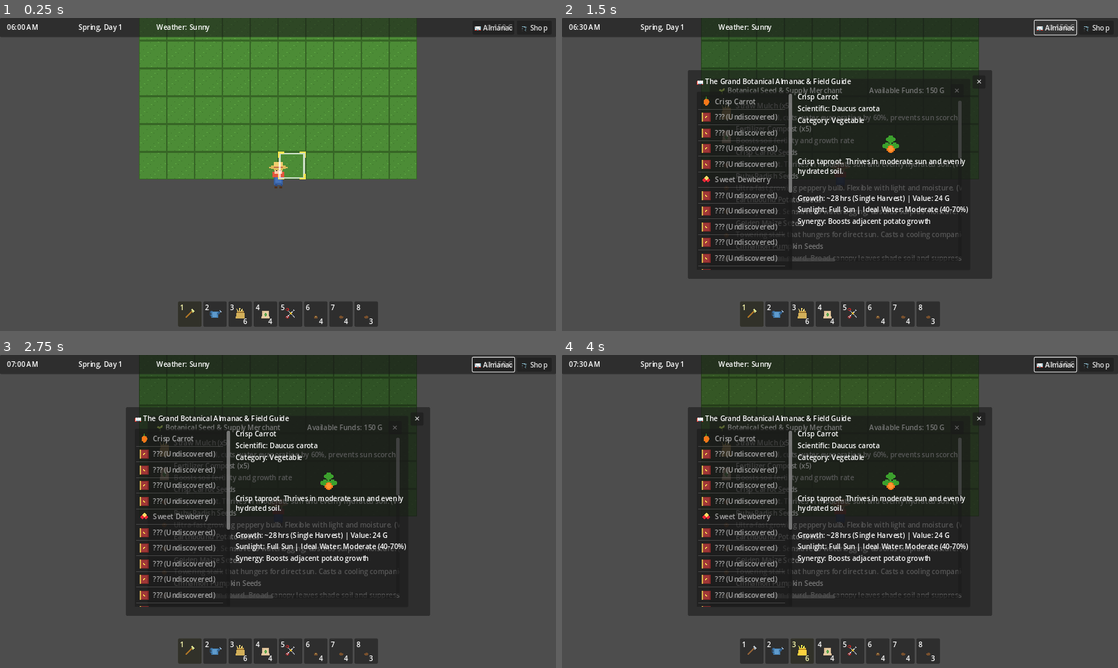
Above: before the commit, frames 1-4 (two rows, left to right).
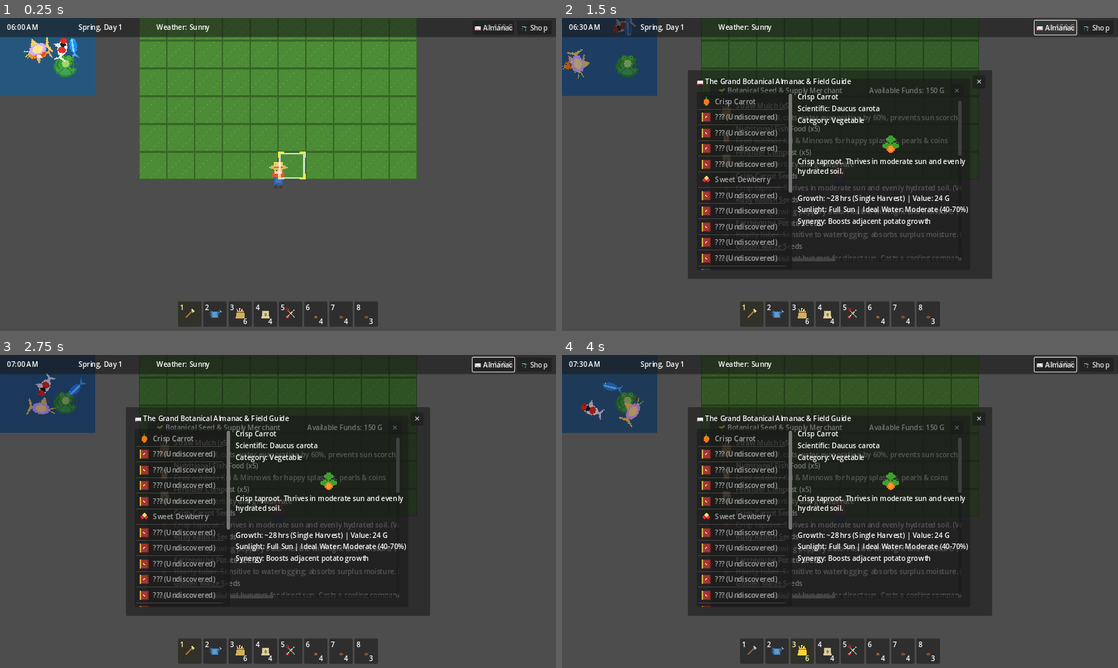
Above: after the commit, the same moments.

Repository: dilshzic/verdant-haven
Game: Godot game, scene res://scenes/core/GameWorld.tscn
The game is run twice, just before and just after one commit, with the same random seed, the same clock (stepped at 60 frames per second) and the same inputs.
Inputs:
- Up to frame 1 (0.25 s): no input
- Up to frame 2 (1.5 s): click "🛒 Shop" at 0.5 s; click "📖 Almanac" at 1.25 s
- Up to frame 3 (2.75 s): click "1" at 2 s
- Up to frame 4 (4 s): click "2" at 2.75 s; click "3" at 3.5 s

The runs differ from the first frame. In frame 1, 3.2% of the frame differs, in the area x 0-18%, y 0-25%; in frame 2, 4.7%, in the area x 0-72%, y 0-78%; in frame 3, 4.6%; in frame 4, 4.6%.

Commit message:
Implement outdoor Koi & lotus fish pond with swimming fish, feeding mechanics, aquaponic watering, and frog interactions

Diff:
--- a/scenes/core/GameWorld.tscn
+++ b/scenes/core/GameWorld.tscn
@@ -10,11 +10,15 @@
 [ext_resource type="Texture2D" path="res://assets/sprites/tiles/selector.png" id="8_sel"]
 [ext_resource type="Texture2D" path="res://assets/sprites/tools/almanac.png" id="9_alm_icon"]
 [ext_resource type="Script" path="res://scripts/gameplay/WildlifeManager.gd" id="10_wildlife"]
+[ext_resource type="PackedScene" path="res://scenes/gameplay/Pond.tscn" id="11_pond"]
 
 [node name="GameWorld" type="Node2D"]
 
 [node name="DayNightCanvas" type="CanvasModulate" parent="."]
 script = ExtResource("2_daynight")
+
+[node name="Pond" parent="." instance=ExtResource("11_pond")]
+position = Vector2(270, 280)
 
 [node name="GardenGrid" type="Node2D" parent="."]
 position = Vector2(480, 230)
--- /dev/null
+++ b/scenes/entities/Fish.tscn
@@ -0,0 +1,10 @@
+[gd_scene load_steps=3 format=3 uid="uid://cfish000000001"]
+
+[ext_resource type="Script" path="res://scripts/gameplay/Fish.gd" id="1_fish"]
+[ext_resource type="Texture2D" path="res://assets/sprites/pond/koi_gold.png" id="2_tex"]
+
+[node name="Fish" type="Node2D"]
+script = ExtResource("1_fish")
+
+[node name="Sprite2D" type="Sprite2D" parent="."]
+texture = ExtResource("2_tex")
--- /dev/null
+++ b/scenes/gameplay/Pond.tscn
@@ -0,0 +1,30 @@
+[gd_scene load_steps=5 format=3 uid="uid://cpond000000001"]
+
+[ext_resource type="Script" path="res://scripts/gameplay/Pond.gd" id="1_pond"]
+[ext_resource type="Texture2D" path="res://assets/sprites/pond/lilypad.png" id="2_lily"]
+[ext_resource type="Texture2D" path="res://assets/sprites/pond/lotus_flower.png" id="3_lotus"]
+[ext_resource type="Texture2D" path="res://assets/sprites/pond/frog.png" id="4_frog"]
+
+[node name="Pond" type="Node2D"]
+script = ExtResource("1_pond")
+
+[node name="WaterSurface" type="ColorRect" parent="."]
+offset_right = 160.0
+offset_bottom = 110.0
+color = Color(0.12, 0.35, 0.52, 0.85)
+
+[node name="LilyPad1" type="Sprite2D" parent="."]
+position = Vector2(35, 30)
+texture = ExtResource("2_lily")
+
+[node name="LilyPad2" type="Sprite2D" parent="."]
+position = Vector2(125, 75)
+texture = ExtResource("2_lily")
+
+[node name="LotusBlossom" type="Sprite2D" parent="."]
+position = Vector2(40, 28)
+texture = ExtResource("3_lotus")
+
+[node name="Frog" type="Sprite2D" parent="."]
+position = Vector2(125, 70)
+texture = ExtResource("4_frog")
--- /dev/null
+++ b/scripts/gameplay/Fish.gd
@@ -0,0 +1,112 @@
+class_name Fish
+extends Node2D
+
+enum State {
+	SWIMMING,
+	EATING,
+	BASKING
+}
+
+@export var fish_type: String = "koi_gold" # koi_gold, koi_calico, fish_blue, fish_dragon
+@export var swim_speed: float = 30.0
+
+var current_state: State = State.SWIMMING
+var pond_bounds: Rect2 = Rect2(Vector2.ZERO, Vector2(160, 110))
+var target_pos: Vector2 = Vector2.ZERO
+var swim_time: float = 0.0
+var velocity: Vector2 = Vector2.ZERO
+
+@onready var sprite: Sprite2D = $Sprite2D
+
+func _ready() -> void:
+	update_texture()
+	pick_random_target()
+
+func setup(f_type: String, bounds: Rect2) -> void:
+	fish_type = f_type
+	pond_bounds = bounds
+	update_texture()
+	pick_random_target()
+
+func update_texture() -> void:
+	if sprite:
+		var path = "res://assets/sprites/pond/%s.png" % fish_type
+		if ResourceLoader.exists(path):
+			sprite.texture = load(path)
+
+func _process(delta: float) -> void:
+	swim_time += delta
+
+	match current_state:
+		State.SWIMMING:
+			handle_swimming(delta)
+		State.EATING:
+			handle_eating(delta)
+		State.BASKING:
+			handle_basking(delta)
+
+func handle_swimming(delta: float) -> void:
+	var to_target = target_pos - position
+	if to_target.length() < 8.0:
+		pick_random_target()
+		if randf() < 0.25:
+			current_state = State.BASKING
+			return
+
+	var dir = to_target.normalized()
+	# Add subtle swimming fish sine wag
+	var wag = Vector2(-dir.y, dir.x) * sin(swim_time * 5.0) * 8.0
+	velocity = velocity.lerp((dir * swim_speed) + wag, delta * 3.0)
+	position += velocity * delta
+
+	# Clamp inside pond bounds
+	position.x = clamp(position.x, pond_bounds.position.x, pond_bounds.position.x + pond_bounds.size.x)
+	position.y = clamp(position.y, pond_bounds.position.y, pond_bounds.position.y + pond_bounds.size.y)
+
+	# Rotate towards velocity
+	if velocity.length() > 2.0 and sprite:
+		sprite.rotation = velocity.angle()
+		# Keep fish right-side up visually
+		sprite.flip_v = abs(sprite.rotation) > PI / 2.0
+
+func pick_random_target() -> void:
+	target_pos = Vector2(
+		randf_range(pond_bounds.position.x + 10, pond_bounds.position.x + pond_bounds.size.x - 10),
+		randf_range(pond_bounds.position.y + 10, pond_bounds.position.y + pond_bounds.size.y - 10)
+	)
+
+func feed_at(food_pos: Vector2) -> void:
+	target_pos = food_pos
+	current_state = State.EATING
+	swim_speed = 55.0 # Rush excitedly to food
+
+func handle_eating(delta: float) -> void:
+	var to_target = target_pos - position
+	var dir = to_target.normalized()
+	position += dir * swim_speed * delta
+	if sprite:
+		sprite.rotation = dir.angle()
+
+	if to_target.length() < 10.0:
+		# Nibble food and splash
+		play_happy_splash()
+		swim_speed = 30.0
+		current_state = State.SWIMMING
+		pick_random_target()
+
+func handle_basking(delta: float) -> void:
+	# Gently float in place under water lily
+	position += Vector2(sin(swim_time * 1.5) * 2.0, cos(swim_time * 1.5) * 1.5) * delta
+	if randf() < 0.01:
+		current_state = State.SWIMMING
+		pick_random_target()
+
+func play_happy_splash() -> void:
+	var tw = create_tween().set_trans(Tween.TRANS_BOUNCE).set_ease(Tween.EASE_OUT)
+	tw.tween_property(sprite, "scale", Vector2(1.3, 1.3), 0.15)
+	tw.tween_property(sprite, "scale", Vector2(1.0, 1.0), 0.2)
+
+	# Drop bonus pond pearl
+	if randf() < 0.35:
+		InventoryManager.add_coins(15)
+		SignalBus.notification_posted.emit("The Koi leaped happily and gifted a Pond Pearl! (+15 G)", Color(0.3, 0.9, 1.0))
--- /dev/null
+++ b/scripts/gameplay/Pond.gd
@@ -0,0 +1,84 @@
+class_name Pond
+extends Node2D
+
+@export var fish_scene: PackedScene
+@export var pond_size: Vector2 = Vector2(160, 110)
+
+var fish_school: Array[Fish] = []
+var has_aquaponic_water_ready: bool = true
+var lotus_mature: bool = true
+var lotus_timer: float = 0.0
+
+@onready var water_surface: ColorRect = $WaterSurface if has_node("WaterSurface") else null
+@onready var lotus_sprite: Sprite2D = $LotusBlossom if has_node("LotusBlossom") else null
+@onready var frog_sprite: Sprite2D = $Frog if has_node("Frog") else null
+
+func _ready() -> void:
+	if not fish_scene:
+		fish_scene = preload("res://scenes/entities/Fish.tscn")
+	spawn_initial_fish()
+
+func spawn_initial_fish() -> void:
+	var species_list = ["koi_gold", "koi_calico", "fish_blue", "fish_dragon"]
+	var bounds = Rect2(Vector2(10, 10), pond_size - Vector2(20, 20))
+
+	for s_type in species_list:
+		var f: Fish = fish_scene.instantiate()
+		f.position = Vector2(randf_range(20, pond_size.x - 20), randf_range(20, pond_size.y - 20))
+		add_child(f)
+		f.setup(s_type, bounds)
+		fish_school.append(f)
+
+func _process(delta: float) -> void:
+	# Lotus regrowth timer
+	if not lotus_mature:
+		lotus_timer += delta
+		if lotus_timer >= 60.0: # Regrows in 60 seconds
+			lotus_mature = true
+			if lotus_sprite:
+				lotus_sprite.visible = true
+
+func interact_with_pond(click_pos: Vector2) -> void:
+	var active_item = InventoryManager.get_active_item()
+	var item_id = active_item.get("id", "")
+
+	# 1. Feed Fish with Food Canister
+	if item_id == "tool_fish_food":
+		feed_fish(click_pos)
+		InventoryManager.consume_active_item()
+
+	# 2. Refill Watering Can with Aquaponic Pond Water
+	elif item_id == "tool_water":
+		charge_aquaponic_water()
+
+	# 3. Harvest Lotus Blossom
+	elif lotus_mature and click_pos.distance_to(lotus_sprite.position if lotus_sprite else Vector2(80, 50)) < 30.0:
+		harvest_lotus()
+
+	# 4. Default: throw a few water ripples and lure fish
+	else:
+		lure_fish_to_finger(click_pos)
+
+func feed_fish(food_pos: Vector2) -> void:
+	SignalBus.notification_posted.emit("Sprinkled nutritious flakes! Koi rushed to feed.", Color(1.0, 0.75, 0.3))
+	for f in fish_school:
+		if is_instance_valid(f):
+			f.feed_at(food_pos + Vector2(randf_range(-15, 15), randf_range(-15, 15)))
+
+func charge_aquaponic_water() -> void:
+	# Grants special nutrient boost to player's watering can
+	SignalBus.notification_posted.emit("💧 Filled Watering Can with Nutrient-Rich Aquaponic Pond Water! (+50% Crop Boost)", Color(0.2, 0.9, 0.9))
+
+func harvest_lotus() -> void:
+	lotus_mature = false
+	lotus_timer = 0.0
+	if lotus_sprite:
+		lotus_sprite.visible = false
+	InventoryManager.add_coins(60)
+	InventoryManager.add_item("produce_lotus", "produce", "Sacred Lotus Blossom", 1, "res://assets/sprites/pond/lotus_flower.png")
+	SignalBus.notification_posted.emit("Harvested Sacred Lotus Blossom! (+60 G)", Color(0.95, 0.5, 0.8))
+
+func lure_fish_to_finger(pos: Vector2) -> void:
+	for f in fish_school:
+		if is_instance_valid(f) and randf() < 0.6:
+			f.target_pos = pos + Vector2(randf_range(-20, 20), randf_range(-20, 20))
--- a/scripts/ui/ShopUI.gd
+++ b/scripts/ui/ShopUI.gd
@@ -30,7 +30,14 @@
 			SignalBus.notification_posted.emit("Purchased 5 Straw Mulch bundles!", Color(0.9, 0.8, 0.2))
 	)
 
-	# 2. Organic Fertilizer
+	# 2. Fish Food Flakes Canister
+	create_shop_row("Nutritional Fish Food (x5)", "Feed outdoor Koi & Minnows for happy splashes, pearls & coins", 12, "tool_fish_food", "res://assets/sprites/pond/fish_food.png", func():
+		if InventoryManager.spend_coins(12):
+			InventoryManager.add_item("tool_fish_food", "tool", "Fish Food", 5, "res://assets/sprites/pond/fish_food.png")
+			SignalBus.notification_posted.emit("Purchased 5 Fish Food canisters!", Color(1.0, 0.7, 0.3))
+	)
+
+	# 3. Organic Fertilizer
 	create_shop_row("Fertilizer Compost (x5)", "Boosts soil fertility and growth rate", 20, "tool_fertilizer", "res://assets/sprites/tools/fertilizer.png", func():
 		if InventoryManager.spend_coins(20):
 			InventoryManager.add_item("tool_fertilizer", "tool", "Compost Fertilizer", 5, "res://assets/sprites/tools/fertilizer.png")
Binary file added: assets/sprites/pond/fish_blue.png
Binary file added: assets/sprites/pond/fish_dragon.png
Binary file added: assets/sprites/pond/fish_food.png
Binary file added: assets/sprites/pond/frog.png
Binary file added: assets/sprites/pond/koi_calico.png
Binary file added: assets/sprites/pond/koi_gold.png
Binary file added: assets/sprites/pond/lilypad.png
Binary file added: assets/sprites/pond/lotus_flower.png
Binary file added: assets/sprites/pond/pond_water.png
Not shown: 1 places in scenes/core/GameWorld.tscn that only renumber resources
